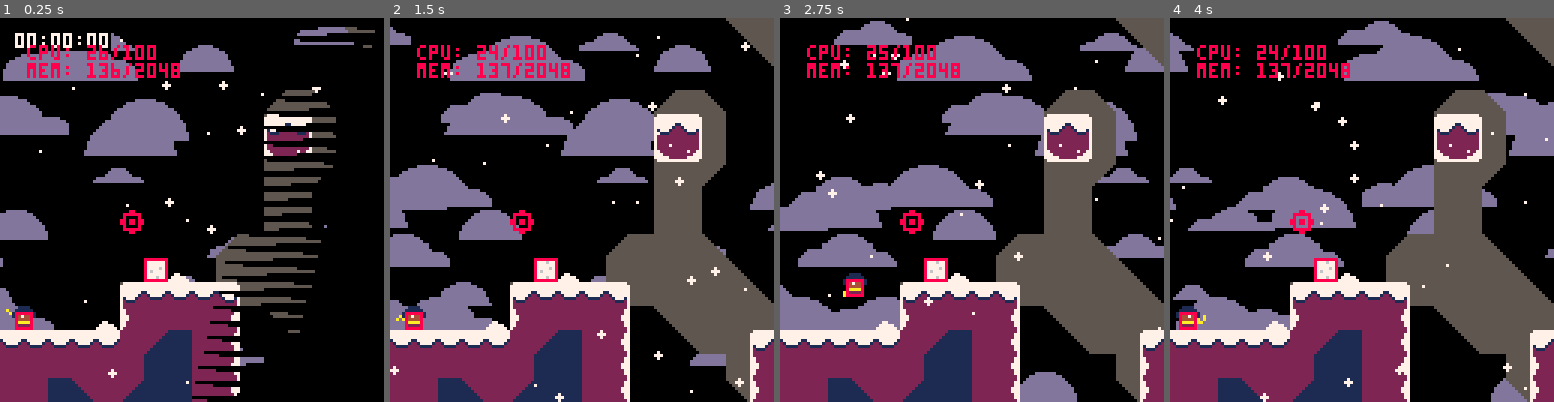
Above: before the commit, frames 1-4 (left to right).
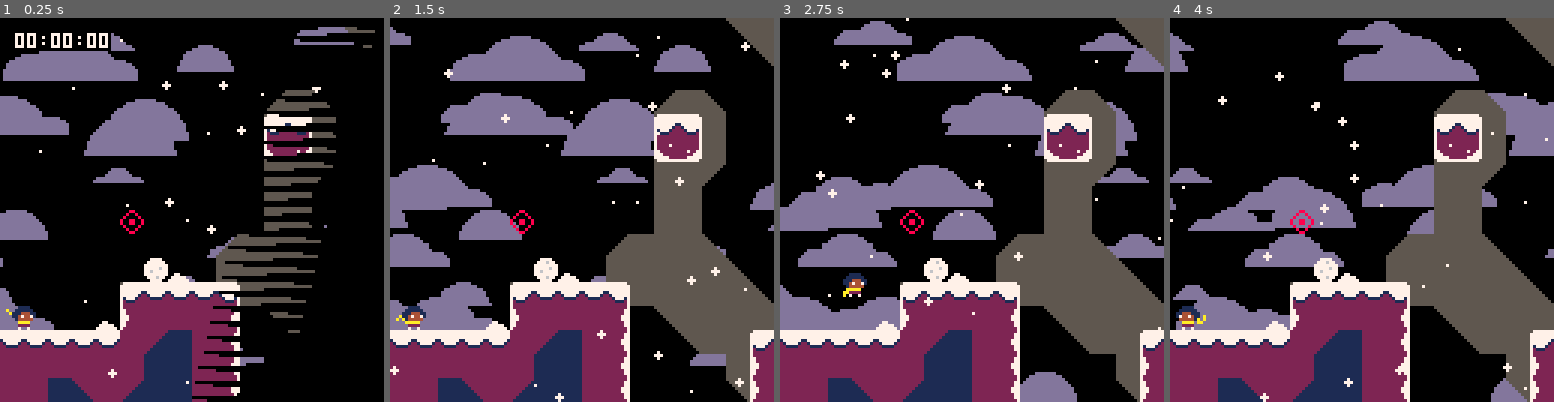
Above: after the commit, the same moments.

Repository: ExOK/Celeste2
Game: PICO-8 cartridge 1.p8
The game is run twice, just before and just after one commit, with the same random seed, the same clock (stepped at 60 frames per second) and the same inputs.
Inputs:
- Up to frame 1 (0.25 s): no input
- Up to frame 2 (1.5 s): tap X (X key) at 0.33, 1.07 s; tap O (Z key) at 0.7 s
- Up to frame 3 (2.75 s): hold Right 1.6-2.1 s; tap O (Z key) at 1.7, 2.1, 2.5 s; tap X (X key) at 1.85 s; hold Up 2.15-2.42 s; hold Right from 2.47 s (still down)
- Up to frame 4 (4 s): tap O (Z key) at 2.9, 3.3, 3.7 s; tap X (X key) at 2.97 s; release Right at 3.03 s; hold Left 3.08-3.58 s; hold Down 3.63-3.97 s

The runs differ from the first frame. In frame 1, 1.6% of the frame differs, in the area x 3-47%, y 7-82%; in frame 2, 1.6%; in frame 3, 1.6%; in frame 4, 1.6%.

Commit message:
Grapple objects work

Diff:
--- a/main.lua
+++ b/main.lua
@@ -129,7 +129,7 @@
 	end
 
 	-- debug
-	if (true) do
+	if (false) do
 		for o in all(objects) do
 			rect(o.x + o.hit_x, o.y + o .hit_y, o.x + o.hit_x + o.hit_w - 1, o.y + o.hit_y + o.hit_h - 1, 8)
 		end
--- a/object.lua
+++ b/object.lua
@@ -37,12 +37,14 @@
 			if (on_collide) then
 				on_collide(self, total - mx, total)
 			end
-			break
+			return true
 		else
 			self.x += mxs
 			mx -= mxs
 		end
 	end
+
+	return false
 end
 
 object.move_y = function(self, y, on_collide)
@@ -58,12 +60,14 @@
 			if (on_collide) then
 				on_collide(self, total - my, total)
 			end
-			break
+			return true
 		else
 			self.y += mys
 			my -= mys
 		end
 	end
+
+	return false
 end
 
 object.on_collide_x = function(self, moved, target)
--- a/player.lua
+++ b/player.lua
@@ -76,8 +76,8 @@
 player.jump = function(self)
 	consume_jump_press()
 	self.speed_y = -4
+	self.var_jump_speed = -4
 	self.speed_x += input_x * 0.2
-	self.var_jump_speed = self.speed_y
 	self.t_var_jump = 4
 	self.t_jump_grace = 0
 	self:move_y(self.jump_grace_y - self.y)
@@ -87,8 +87,8 @@
 	consume_jump_press()
 	self.state = 0
 	self.speed_y = -3
+	self.var_jump_speed = -3
 	self.speed_x = 3 * dir
-	self.var_jump_speed = self.speed_y
 	self.t_var_jump = 4
 	self.facing = dir
 	self:move_x(-dir * 3)
@@ -100,12 +100,18 @@
 	self.t_grapple_jump_grace = 0
 	self.state = 0
 	self.speed_y = -3
-	self.var_jump_speed = self.speed_y
+	self.var_jump_speed = -3
 	self.t_var_jump = 4
 	if (abs(self.speed_x) > 4) then
 		self.speed_x = sgn(self.speed_x) * 4
 	end
 	self:move_y(self.grapple_jump_grace_y - self.y)
+end
+
+player.die = function(self)
+	self.state = 99
+	freeze_time = 2
+	shake = 5
 end
 
 --[[
@@ -141,6 +147,18 @@
 
 player.correction_func = function(self, ox, oy)
 	return not self:hazard_check(ox, oy)
+end
+
+-- Grappled Objects
+
+player.grapple_object = function(self, obj)
+
+end
+
+pull_collide_x = function(self, moved, target)
+	if (false) then
+
+	end
 end
 
 -- Events
@@ -363,7 +381,7 @@
 		-- grapple pull state
 
 		-- pull
-
+		self.grapple_hit.move_x(-self.grapple_dir * 4, pull_collide_x)
 
 		-- grapple wave
 		self.grapple_wave = approach(self.grapple_wave, 0, 0.6)
@@ -403,27 +421,37 @@
 	-- object interactions
 	for o in all(objects) do
 		if (o.base == grapple_pickup and o.visible and self:overlaps(o)) then
+			--grapple pickup
 			o.visible = false
 			have_grapple = true
 		elseif (o.base == bridge and not o.falling and self:overlaps(o)) then
+			--falling bridge tile
 			o.falling = true
 			self.freeze = 1
 			shake = 2
-		elseif (o.base == snowball and o.speed_x != 0 and self:overlaps(o)) then
-			if (self.y - self.speed_y + o.speed_y < o.y + 2) then
-				o.speed_x = 0
-				o.speed_y = 3
+		elseif (o.base == snowball and not o.held and self:overlaps(o)) then
+			--snowball
+			if (self.speed_y >= 0 and self.y - self.speed_y + o.speed_y < o.y + 2) then
 				self.jump_grace_y = o.y
 				self:jump()
+				if (o.speed_x == 0) then
+					o.destroyed = true
+				else
+					o.freeze = 2
+					o.speed_x = 0
+					o.speed_y = -1
+				end
+			elseif (o.speed_x != 0) then
+				self:die()
+				return
 			end
 		end
 	end
 
 	-- death
 	if (self.state != 99 and (self.y > level.height * 8 + 16 or self:hazard_check())) then
-		self.state = 99
-		freeze_time = 2
-		shake = 5
+		self:die()
+		return
 	end
 
 	-- bounds
@@ -466,7 +494,7 @@
 		return
 	end
 
-	t_var_jump = 0
+	self.t_var_jump = 0
 	object.on_collide_y(self, moved, target)
 end
 
